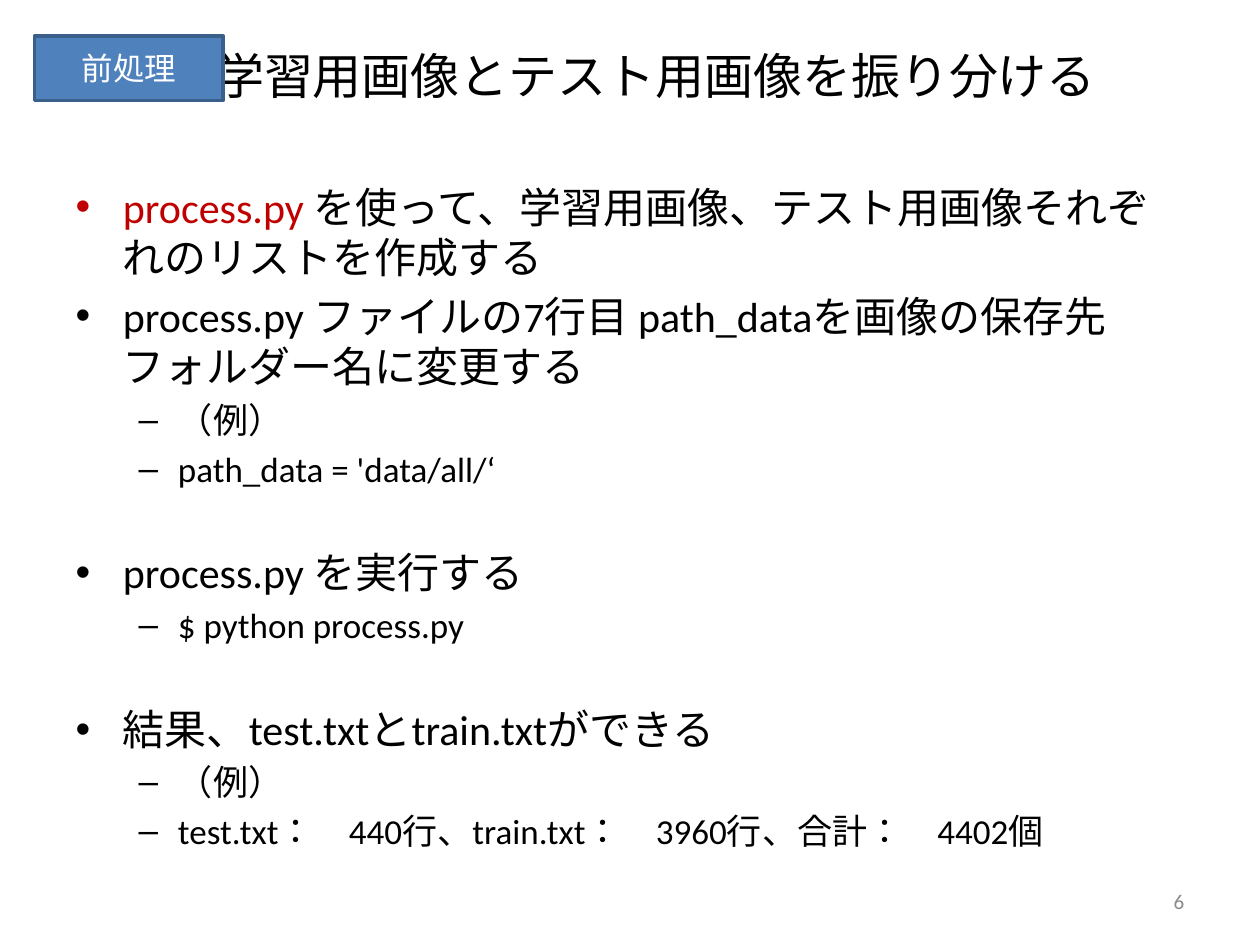
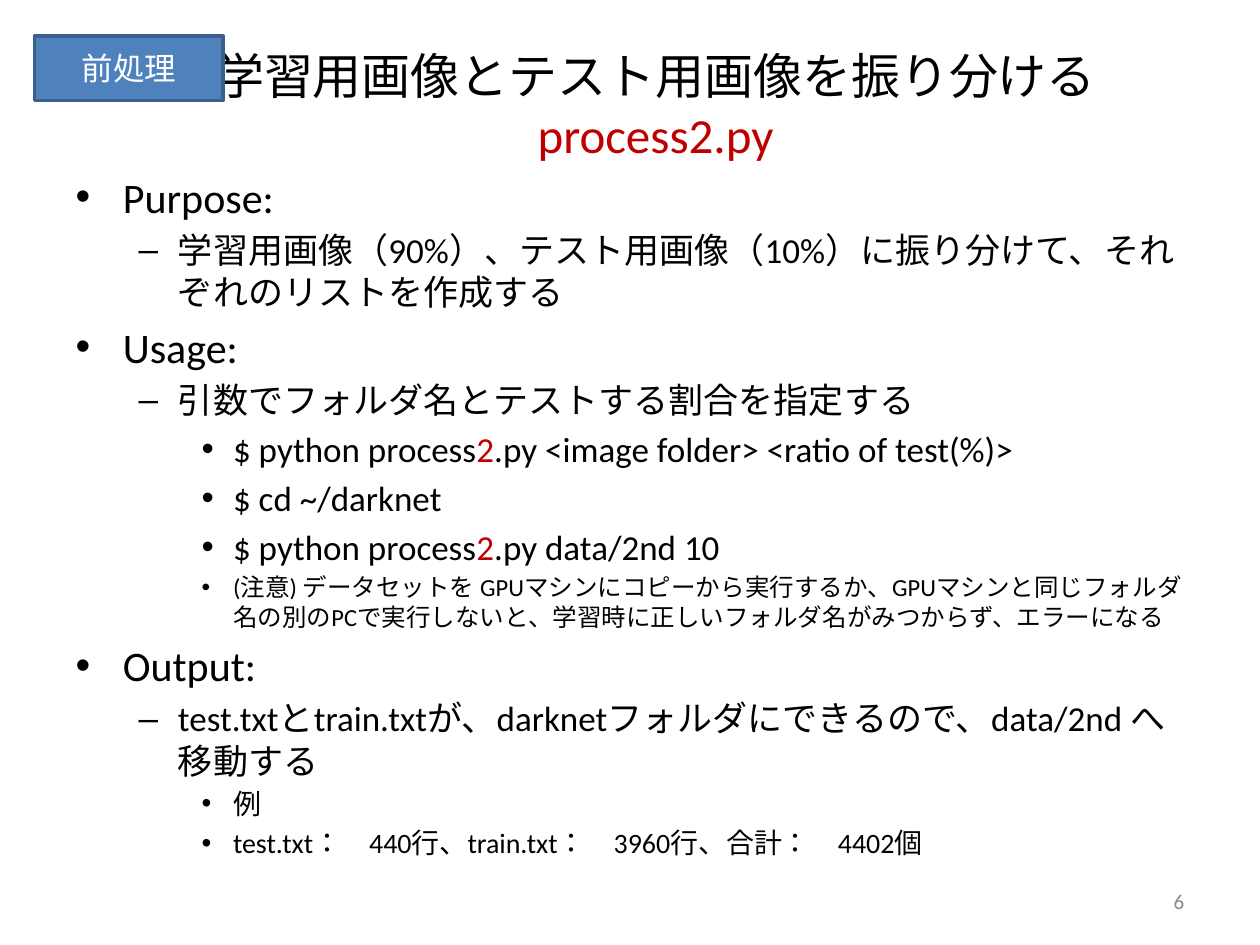
Before and after one commit to keides2/android-yolo-v2, a slide deck: slide 6 of docs/[PPTX] ごみ分別人工知能スマホアプリ作成手順.pptx. Drawn at 1260x945 pixels with LibreOffice and Linux fonts; fonts in the diff are those of the drawing. Boxes give left, top, right and bottom in pixels: in the first picture for what was removed or moved away, otherwise in the second. Text is boxed around its words. In the diff, an @@ line names an element or a change of style, - is before the commit and + after.

```diff
--- a/docs/[PPTX] ごみ分別人工知能スマホアプリ作成手順.pptx
+++ b/docs/[PPTX] ごみ分別人工知能スマホアプリ作成手順.pptx
@@ title at [215, 45, 1096, 161]: text changed @@
-学習用画像とテスト用画像を振り分ける
+学習用画像とテスト用画像を振り分ける
+process2.py
@@ text at [123, 186, 1181, 817]: text changed; size 24 to 20 pt @@
-• process.py を使って、学習用画像、テスト用画像それぞれのリストを作成する
-• process.py ファイルの7行目 path_dataを画像の保存先フォルダー名に変更する
-  – （例）
-  – path_data = 'data/all/‘
-• process.py を実行する
-  – $ python process.py
-• 結果、test.txtとtrain.txtができる
-  – （例）
+• Purpose:
+  – 学習用画像（90%）、テスト用画像（10%）に振り分けて、それぞれのリストを作成する
+• Usage:
+  – 引数でフォルダ名とテストする割合を指定する
+    • $ python process2.py <image folder> <ratio of test(%)>
+    • $ cd ~/darknet
+    • $ python process2.py data/2nd 10
+    • (注意) データセットを GPUマシンにコピーから実行するか、GPUマシンと同じフォルダ名の別のPCで実行しないと、学習時に正しいフォルダ名がみつからず、エラーになる
+• Output:
+  – test.txtとtrain.txtが、darknetフォルダにできるので、data/2nd へ移動する
+    • 例
@@ text at [233, 830, 923, 856]: size 20 to 16 pt in "test.txt： 440行、train.txt： 3960行、合計： 4402個"; bullet – to •; list level 2 to 3 in "test.txt： 440行、train.txt： 3960行、合計： 4402個" @@
```
Also in this commit, not shown: 18 other slides changed, 2 other files.
